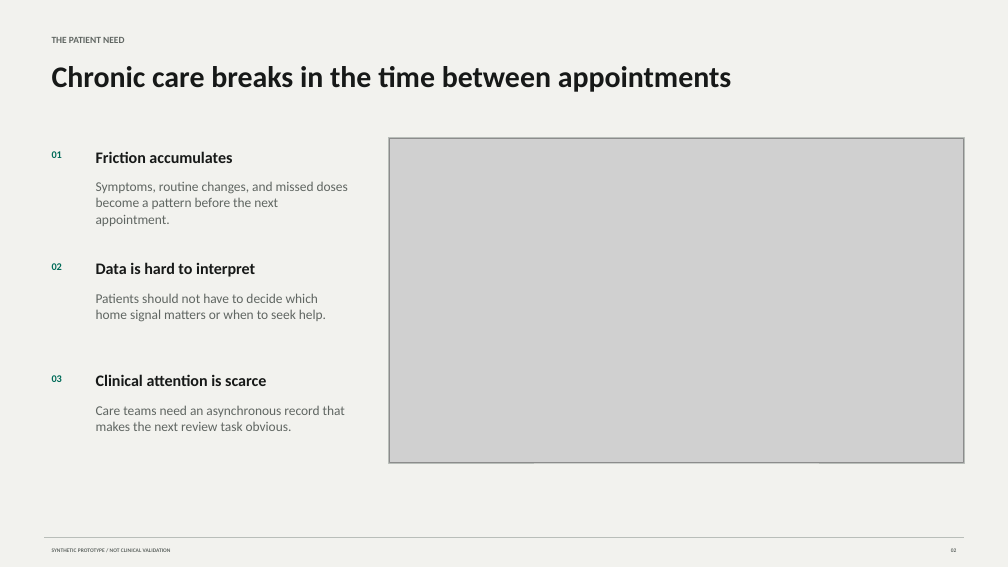
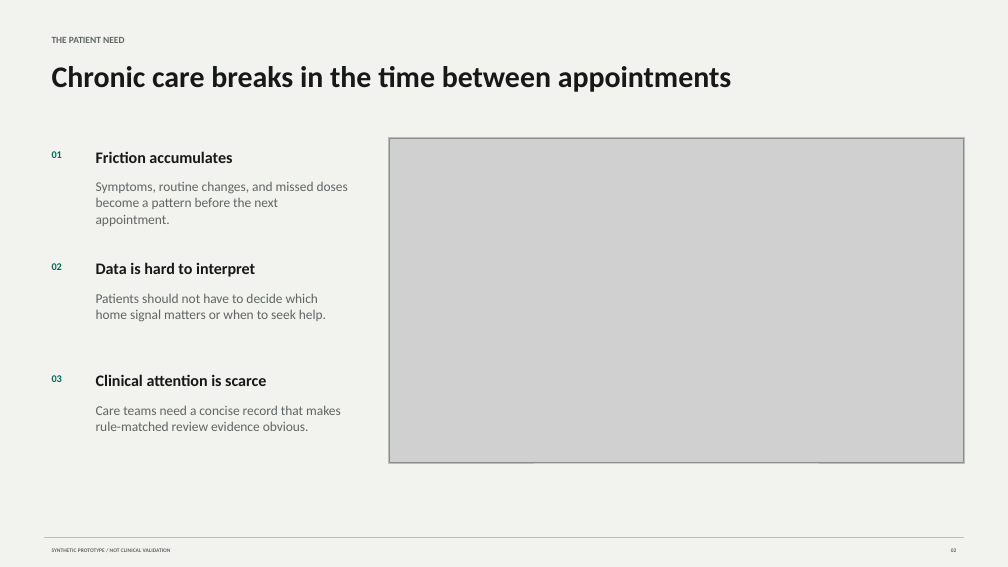
Before and after one commit to kevinmeix1/adherence-os, a slide deck: slide 2 of outputs/adherence-os-demo.pptx. Drawn at 1008x567 pixels with LibreOffice and Linux fonts; fonts in the diff are those of the drawing; grey boxes stand for pictures. Boxes give left, top, right and bottom in pixels: in the first picture for what was removed or moved away, otherwise in the second. Text is boxed around its words. In the diff, an @@ line names an element or a change of style, - is before the commit and + after.

Commit message:
Reframe local review and refresh demo media

```diff
--- a/outputs/adherence-os-demo.pptx
+++ b/outputs/adherence-os-demo.pptx
@@ text at bbox=[96, 405, 341, 431]: text changed @@
-Care teams need an asynchronous record that makes the next review task obvious.
+Care teams need a concise record that makes rule-matched review evidence obvious.
```
Also in this commit, not shown: 7 other slides changed, 28 other files.
